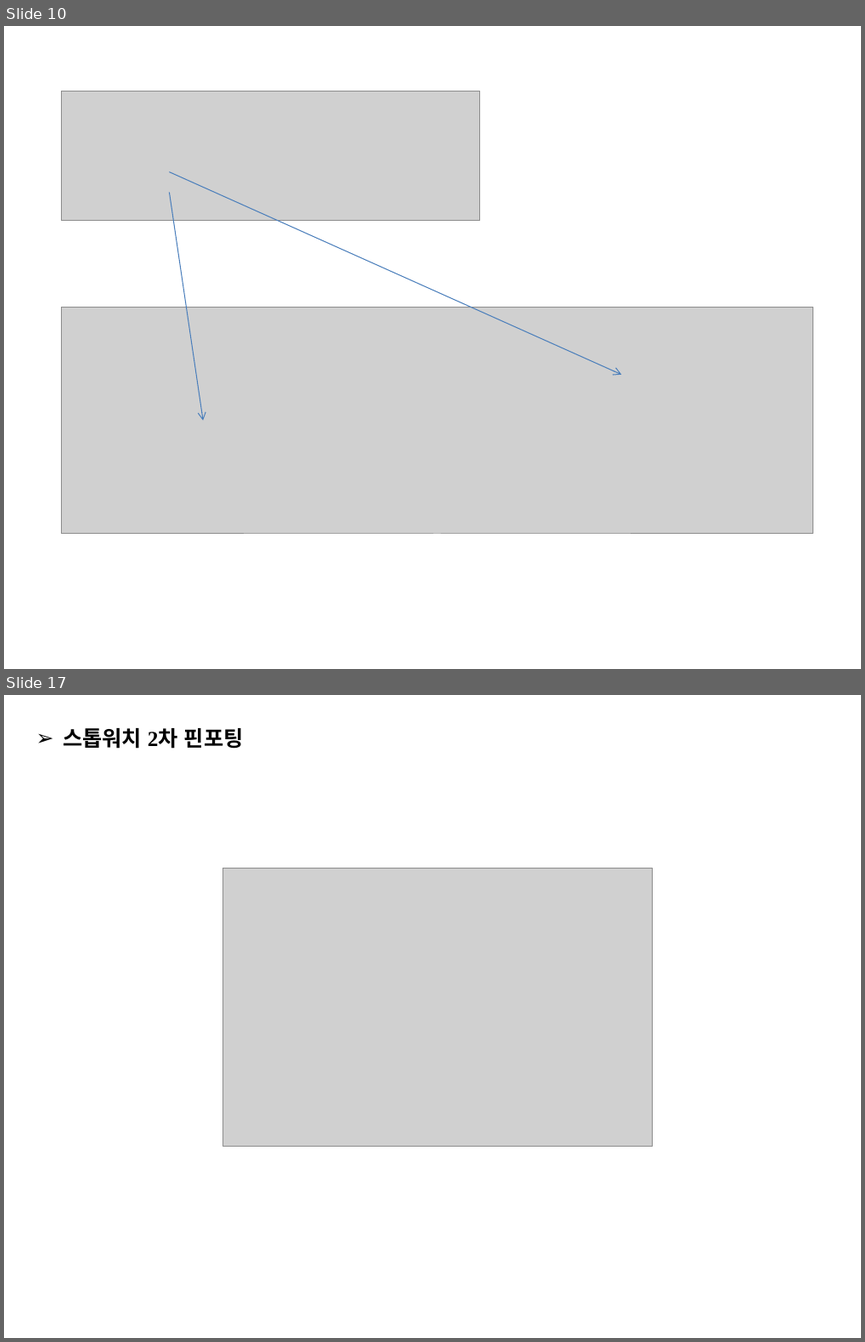
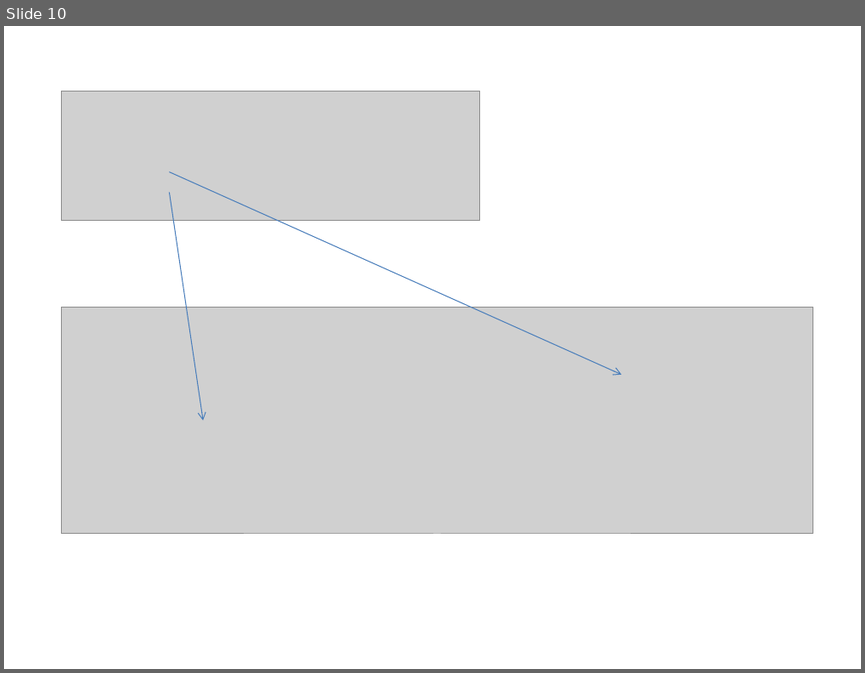
Before and after one commit to JAICHANGPARK/DE2_DOCKER_FPGA, a slide deck: presentation/20181017/FPGA LPM Component.pptx. Shown one above the other, each under a label of ours: slides 10 and 17 before the commit, slide 10 after it; the slides between them are not shown. The pictures are 865x1342 and 865x673 pixels, drawn with LibreOffice and Linux fonts; fonts in the diff are those of the drawing; grey boxes stand for pictures. Boxes give left, top, right and bottom in pixels: in the first picture for what was removed or moved away, otherwise in the second. Text is boxed around its words. In the diff, an @@ line names an element or a change of style, - is before the commit and + after.

```diff
--- a/presentation/20181017/FPGA LPM Component.pptx
+++ b/presentation/20181017/FPGA LPM Component.pptx
@@ slide 17 removed at (4,695,861,1338), background #FFFFFF @@
@@ text removed at (63,728,244,749) @@
-➢ 스톱워치 2차 핀포팅
@@ picture removed at (223,868,653,1146) @@
```
Also in this commit, not shown: 5 slides changed, 10 slides added, 5 other slides removed.
